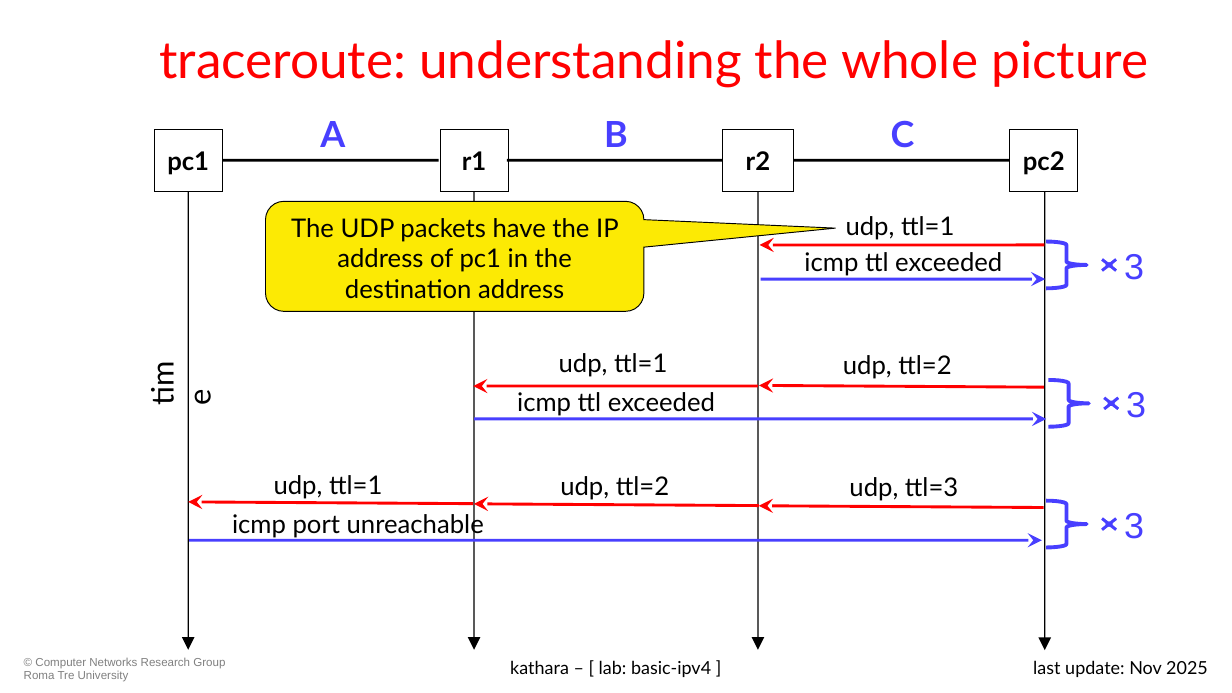
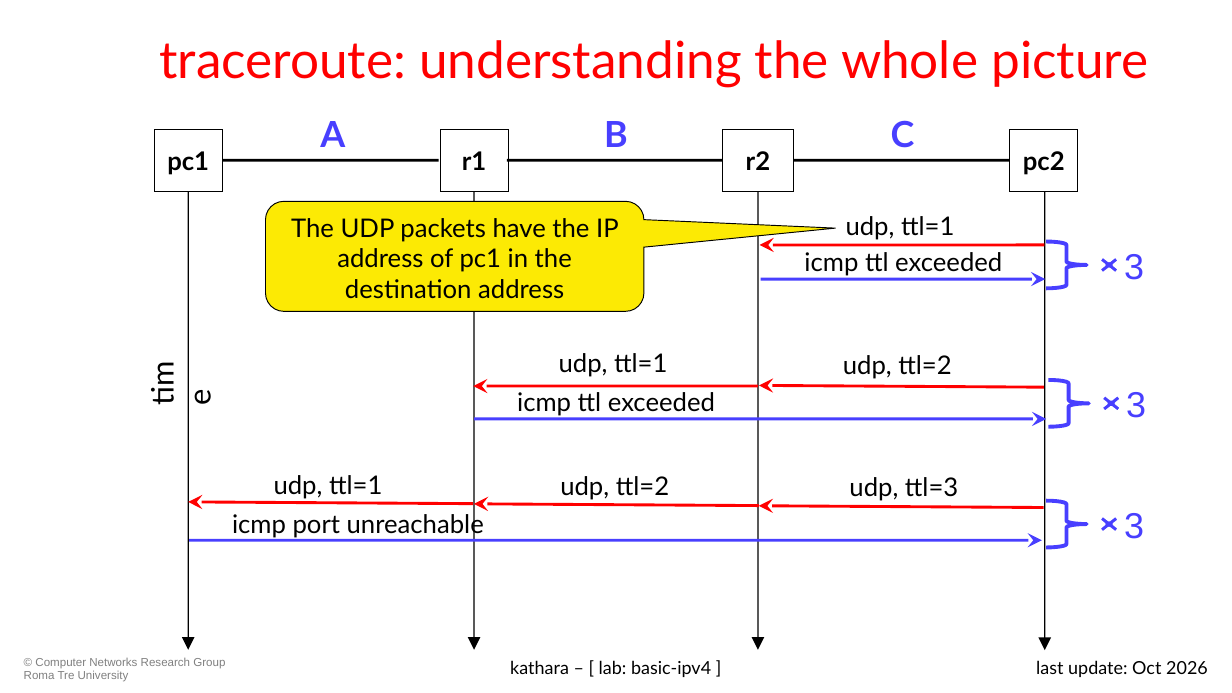
Before and after one commit to KatharaFramework/Kathara-Labs, a slide deck: slide 51 of main-labs/basic-topics/basic-ipv4/0130-kathara-lab_basic-ipv4.pptx. Drawn at 1232x693 pixels with LibreOffice and Linux fonts; fonts in the diff are those of the drawing; background and template pictures are left out. Boxes give left, top, right and bottom in pixels: in the first picture for what was removed or moved away, otherwise in the second. Text is boxed around its words. In the diff, an @@ line names an element or a change of style, - is before the commit and + after.

```diff
--- a/main-labs/basic-topics/basic-ipv4/0130-kathara-lab_basic-ipv4.pptx
+++ b/main-labs/basic-topics/basic-ipv4/0130-kathara-lab_basic-ipv4.pptx
@@ text at box(1036, 660, 1208, 677): text changed @@
-last update: Nov 2025
+last update: Oct 2026
```
Also in this commit, not shown: 49 other slides changed, 9 other files.
